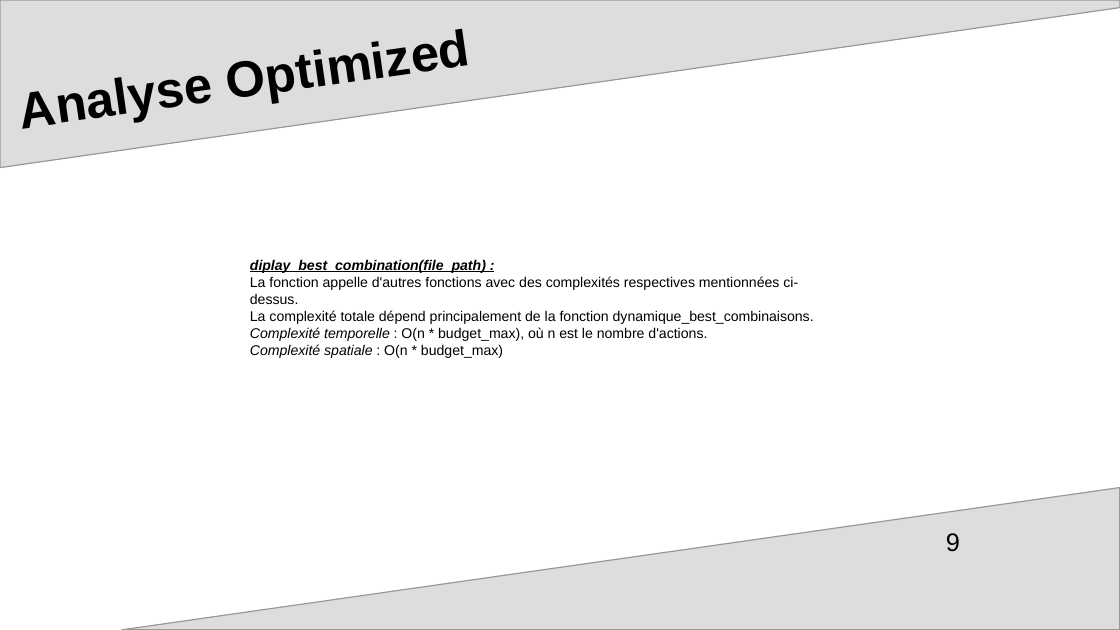
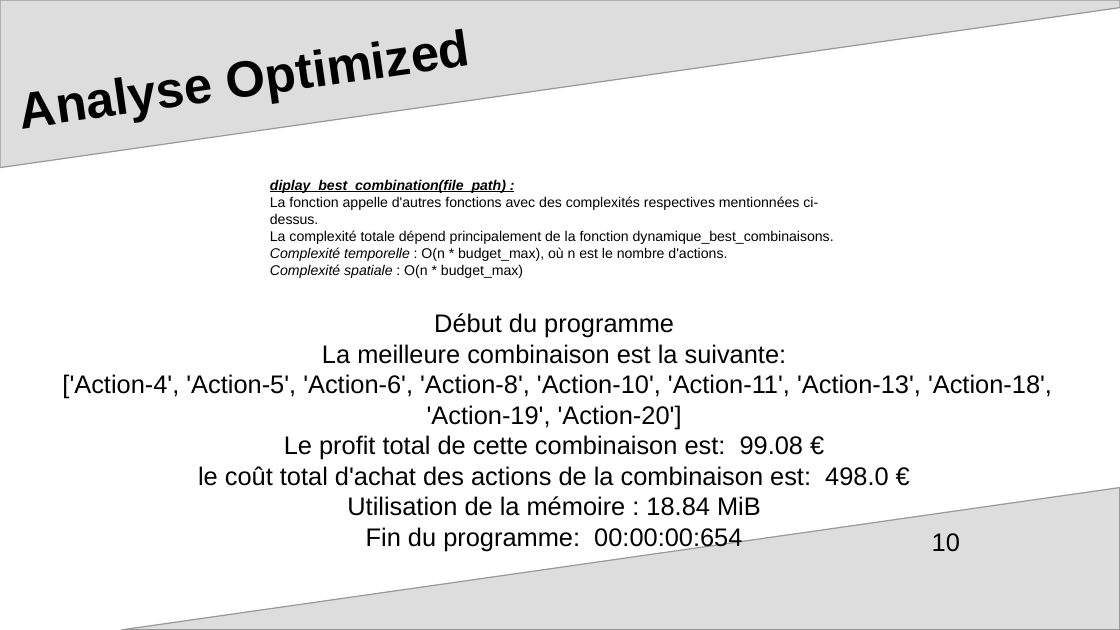
Before and after one commit to mcourte/OC_Projet7, a slide deck: slide 10 of ppt_soutenance.odp (slide 9 before the commit). Drawn at 1120x630 pixels with LibreOffice and Linux fonts; fonts in the diff are those of the drawing; background and template pictures are left out. Boxes give left, top, right and bottom in pixels: in the first picture for what was removed or moved away, otherwise in the second. Text is boxed around its words. In the diff, an @@ line names an element or a change of style, - is before the commit and + after.

```diff
--- a/ppt_soutenance.odp
+++ b/ppt_soutenance.odp
@@ text "diplay_best_combination(file_path) :" moved from (x1=250, y1=259, x2=814, y2=358) to (x1=270, y1=179, x2=834, y2=278) @@
@@ text added at (x1=62, y1=313, x2=1052, y2=551), 18 pt, text #000000 @@
+Début du programme
+La meilleure combinaison est la suivante:
+['Action-4', 'Action-5', 'Action-6', 'Action-8', 'Action-10', 'Action-11', 'Action-13', 'Action-18', 'Action-19', 'Action-20']
+Le profit total de cette combinaison est: 99.08 €
+le coût total d'achat des actions de la combinaison est: 498.0 €
+Utilisation de la mémoire : 18.84 MiB
+Fin du programme: 00:00:00:654
@@ page number at (x1=932, y1=533, x2=960, y2=552): text changed @@
-9
+10
```
Also in this commit, not shown: 5 other slides changed, 4 slides added.
